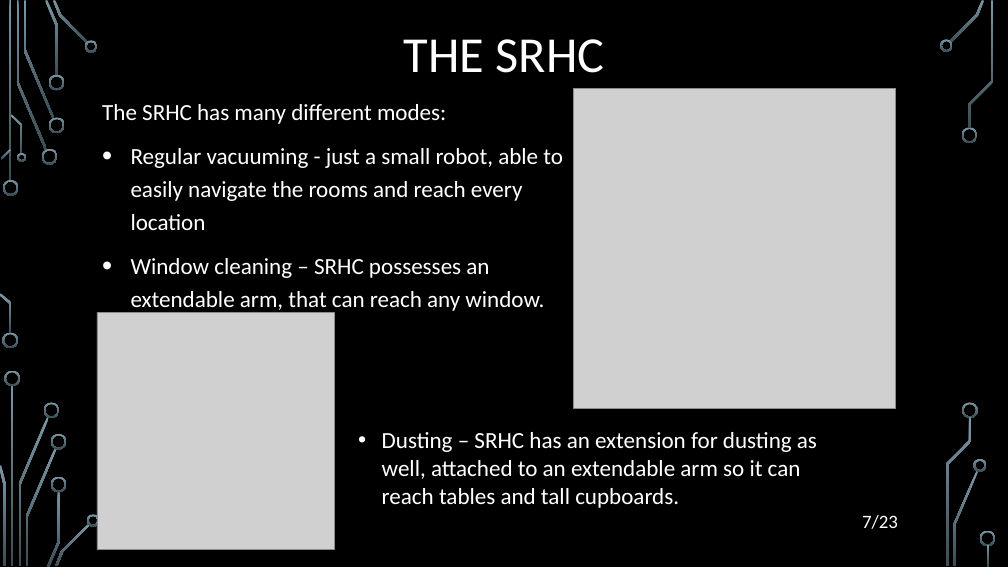
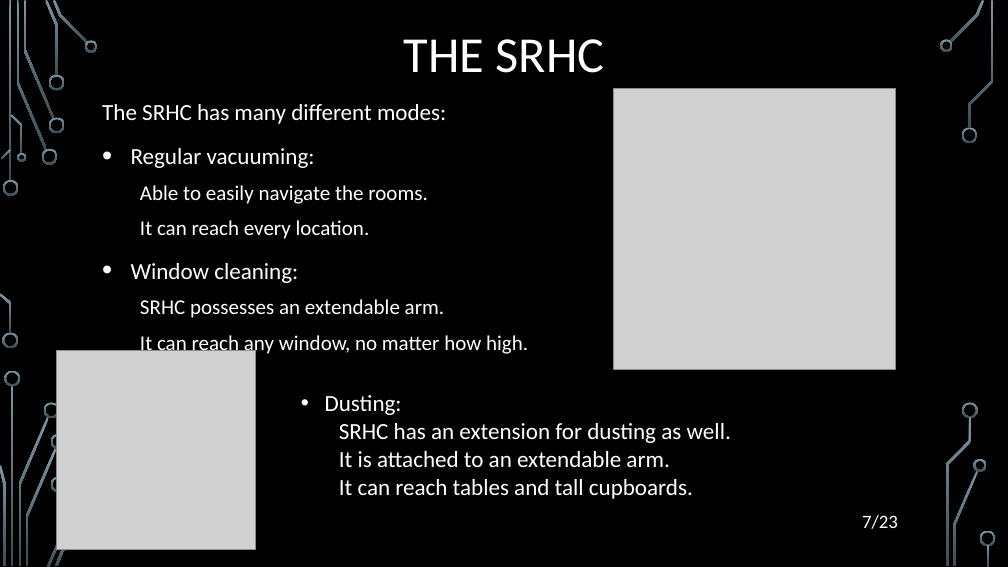
Before and after one commit to filozof50/UP, a slide deck: slide 7 of hw2/H2020.pptx. Drawn at 1008x567 pixels with LibreOffice and Linux fonts; fonts in the diff are those of the drawing; grey boxes stand for pictures; background and template pictures are left out. Boxes give left, top, right and bottom in pixels: in the first picture for what was removed or moved away, otherwise in the second. Text is boxed around its words. In the diff, an @@ line names an element or a change of style, - is before the commit and + after.

```diff
--- a/hw2/H2020.pptx
+++ b/hw2/H2020.pptx
@@ picture: place and size @@
-picture at bbox=[574, 88, 895, 409]
+picture at bbox=[614, 88, 896, 369]
@@ text at bbox=[131, 148, 528, 356]: text changed; size 22 to 20 pt @@
-• Regular vacuuming - just a small robot, able to easily navigate the rooms and reach every location
-• Window cleaning – SRHC possesses an extendable arm, that can reach any window.
+• Regular vacuuming:
+  Able to easily navigate the rooms.
+  It can reach every location.
+• Window cleaning:
+  SRHC possesses an extendable arm.
+  It can reach any window, no matter how high.
@@ picture: place and size @@
-picture at bbox=[97, 313, 334, 551]
+picture at bbox=[56, 351, 255, 550]
@@ text at bbox=[325, 395, 731, 499]: text changed @@
-• Dusting – SRHC has an extension for dusting as well, attached to an extendable arm so it can reach tables and tall cupboards.
+• Dusting:
+  SRHC has an extension for dusting as well.
+  It is attached to an extendable arm.
+  It can reach tables and tall cupboards.
@@ freeform shape removed at bbox=[87, 514, 100, 526] @@
```
Also in this commit, not shown: 11 other slides changed, 2 other files.
